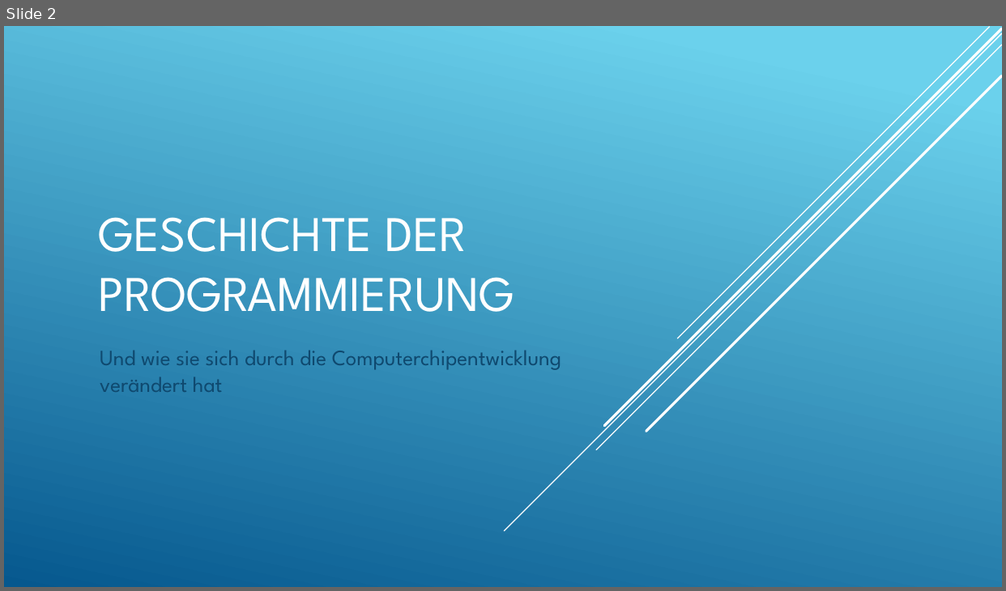
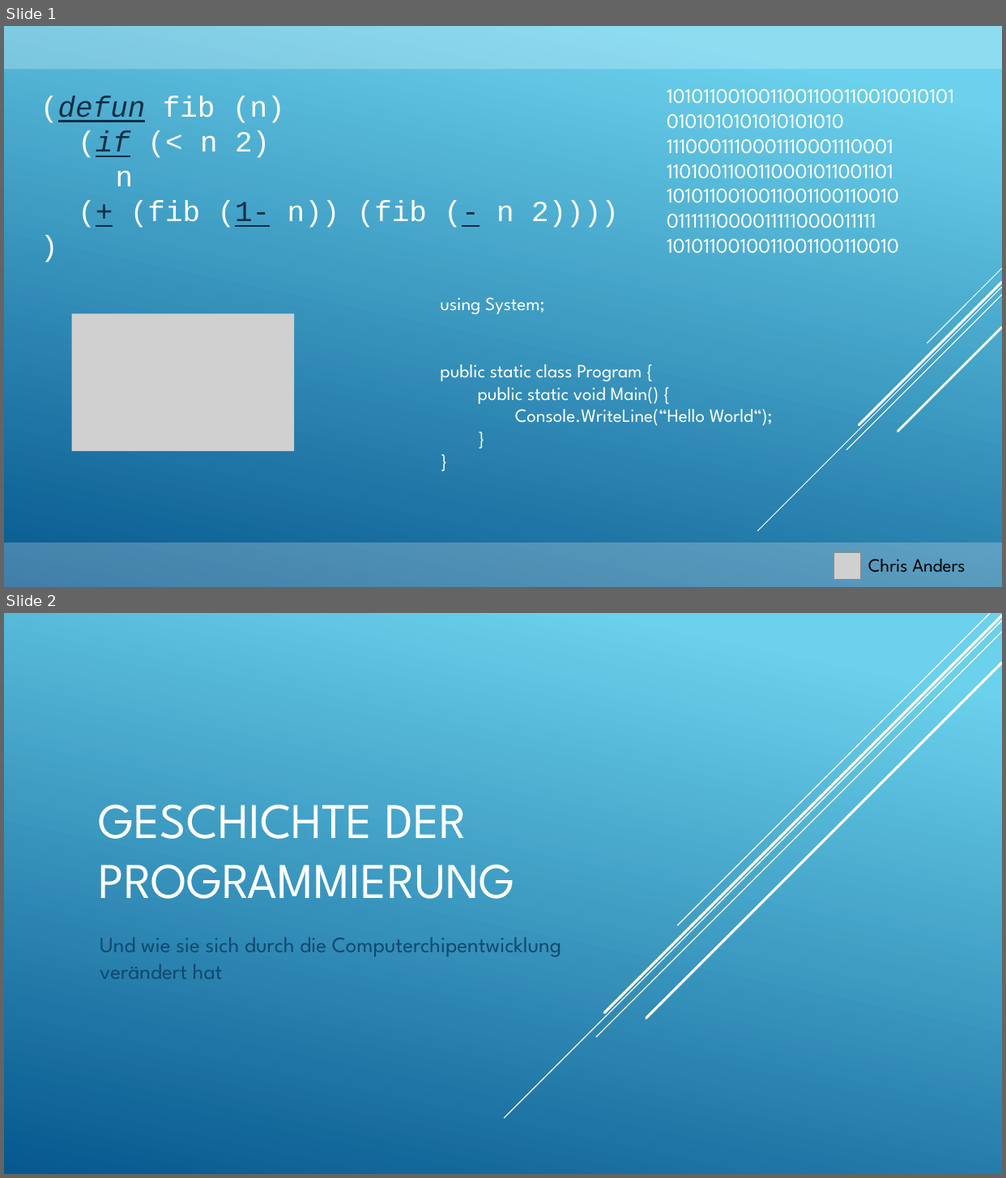
Before and after one commit to furesoft/MimaSim, a slide deck: Präsentation_Projektarbeit.pptx. Shown one above the other, each under a label of ours: slide 2 before the commit, slides 1 and 2 after it. The pictures are 1006x591 and 1006x1178 pixels, drawn with LibreOffice and Linux fonts; fonts in the diff are those of the drawing; grey boxes stand for pictures. Boxes give left, top, right and bottom in pixels: in the first picture for what was removed or moved away, otherwise in the second. Text is boxed around its words. In the diff, an @@ line names an element or a change of style, - is before the commit and + after.

```diff
--- a/Präsentation_Projektarbeit.pptx
+++ b/Präsentation_Projektarbeit.pptx
@@ slide 1 added at bbox=[4, 26, 1002, 587], background gradient #6ED2EB to #06588E @@
@@ rectangle added at bbox=[4, 26, 1002, 69], fill #FFFFFF at 24% opacity @@
@@ text added at bbox=[40, 96, 619, 228], 28 pt, text #FFFFFF @@
+(defun fib (n)
+(if (< n 2)
+n
+(+ (fib (1- n)) (fib (- n 2))))
+)
@@ text added at bbox=[667, 139, 899, 254], 20 pt, text #FFFFFF @@
+10101100100110011001100100101010101010101010101010
+1110001110001110001110001
+1101001100110001011001101
+1010110010011001100110010
+0111111000011111000011111
+1010110010011001100110010
@@ picture added at bbox=[72, 314, 295, 451] @@
@@ text added at bbox=[440, 297, 773, 426], 18 pt, text #FFFFFF @@
+using System;
+public static class Program {
+public static void Main() {
+Console.WriteLine(“Hello World“);
+}
+}
@@ group added at bbox=[758, 268, 1002, 531]: 5 lines @@
@@ rectangle added at bbox=[4, 544, 1002, 587], fill #FFFFFF at 24% opacity @@
@@ picture added at bbox=[834, 553, 861, 580] @@
@@ text added at bbox=[868, 559, 965, 573], 18 pt, text #000000 @@
+Chris Anders
```
Also in this commit, not shown: 2 slides changed, 4 other slides added.
